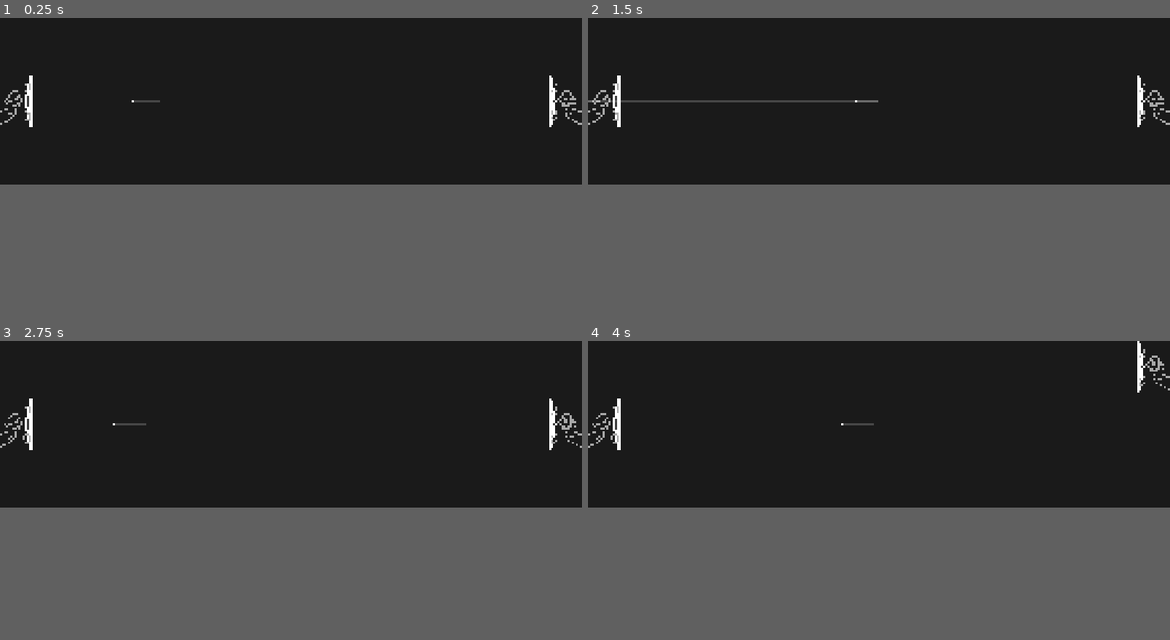
Above: before the commit, frames 1-4 (two rows, left to right).
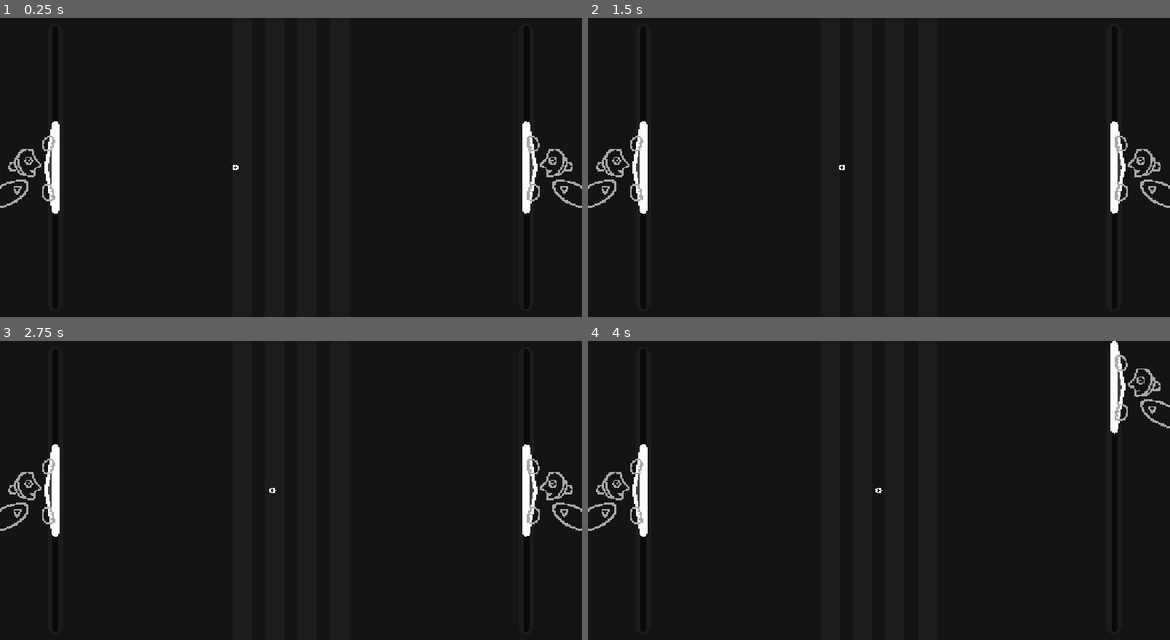
Above: after the commit, the same moments.

Repository: pixerhp/Pixers-Pong
Game: Godot game, scene res://scenes/topscenes/gameplay_topscene.tscn
Two runs of this game, one before a commit and one after it. Both use one fixed random seed, a clock stepped at 60 frames per second and the inputs below.
Inputs (mouse positions are in pixels of both pictures, inside the frame that each line leads up to):
- Up to frame 1 (0.25 s): no input
- Up to frame 2 (1.5 s): move the mouse to (1007, 92) at 0.52 s; hold Right (plr2_bump_right) 0.53-1.28 s; click (1007, 92) at 0.67 s; move the mouse to (762, 110) at 1.27 s; hold A (plr1_bump_left) from 1.28 s (still down)
- Up to frame 3 (2.75 s): move the mouse to (349, 388) at 2.02 s; release A (plr1_bump_left) at 2.03 s; hold Right (plr2_bump_right) from 2.03 s (still down)
- Up to frame 4 (4 s): move the mouse to (849, 457) at 2.77 s; release Right (plr2_bump_right) at 2.78 s; hold Up (plr2_up) 2.78-3.53 s; click (849, 457) at 2.92 s; move the mouse to (1053, 448) at 3.52 s; hold A (plr1_bump_left) from 3.53 s (still down)
The window is 800x229 before the commit and 800x411 after it. Grey fills any space a smaller window leaves; there, only what the larger window draws over its background counts as a difference.

The runs differ from the first frame. In frame 1, 2.4% of the frame differs, in the area x 0-100%, y 19-66%; in frame 2, 2.7%; in frame 3, 2.4%; in frame 4, 2.4%.

Commit message:
Add decorations to playing field

Diff:
--- a/project.godot
+++ b/project.godot
@@ -21,7 +21,7 @@
 
 [display]
 
-window/size/viewport_width=2260
+window/size/viewport_width=1260
 window/stretch/mode="canvas_items"
 window/stretch/aspect="expand"
 
--- a/scenes/paddle.tscn
+++ b/scenes/paddle.tscn
@@ -65,7 +65,7 @@
 unique_name_in_owner = true
 position = Vector2(-70, 0)
 animation = &"plr_idle"
-frame_progress = 0.39820766
+frame_progress = 0.9012822
 
 [node name="AreaCollider" type="Area2D" parent="." unique_id=905259053]
 unique_name_in_owner = true
--- a/scenes/topscenes/gameplay_topscene.tscn
+++ b/scenes/topscenes/gameplay_topscene.tscn
@@ -1,9 +1,28 @@
 [gd_scene format=3 uid="uid://djf03i2v6xbtj"]
 
 [ext_resource type="Script" uid="uid://uo8drfr51v6o" path="res://scripts/gameplay_script.gd" id="1_n6iga"]
-[ext_resource type="Texture2D" uid="uid://bmx6cx37pior3" path="res://assets/art/play_area.png" id="2_pyq0w"]
 [ext_resource type="ArrayMesh" uid="uid://dhcyjins7o86k" path="res://assets/models/ball_torus.obj" id="2_rncwu"]
 [ext_resource type="PackedScene" uid="uid://vis13u150xqs" path="res://scenes/paddle.tscn" id="3_ks65t"]
+
+[sub_resource type="QuadMesh" id="QuadMesh_ks65t"]
+size = Vector2(252, 648)
+
+[sub_resource type="QuadMesh" id="QuadMesh_hx5ms"]
+size = Vector2(168, 648)
+
+[sub_resource type="QuadMesh" id="QuadMesh_pyq0w"]
+size = Vector2(112, 648)
+
+[sub_resource type="QuadMesh" id="QuadMesh_u55sw"]
+size = Vector2(28, 648)
+
+[sub_resource type="CapsuleMesh" id="CapsuleMesh_pyq0w"]
+radius = 16.0
+height = 618.0
+
+[sub_resource type="CapsuleMesh" id="CapsuleMesh_u55sw"]
+radius = 6.0
+height = 588.0
 
 [sub_resource type="Curve" id="Curve_pyq0w"]
 _data = [Vector2(0, 0), 0.0, 1.4, 0, 0, Vector2(1, 1), 0.0, 0.0, 0, 0]
@@ -20,12 +39,50 @@
 custom_minimum_size = Vector2(1260, 648)
 offset_right = 40.0
 offset_bottom = 40.0
-color = Color(0.101960786, 0.101960786, 0.101960786, 1)
+color = Color(0.08, 0.08, 0.08, 1)
 
-[node name="Background" type="Sprite2D" parent="." unique_id=479692831]
-visible = false
+[node name="Centerline1" type="MeshInstance2D" parent="." unique_id=1529662606]
+unique_name_in_owner = true
+self_modulate = Color(0.10980392, 0.10980392, 0.10980392, 1)
 position = Vector2(630, 324)
-texture = ExtResource("2_pyq0w")
+mesh = SubResource("QuadMesh_ks65t")
+
+[node name="Centerline2" type="MeshInstance2D" parent="Centerline1" unique_id=1439390228]
+unique_name_in_owner = true
+self_modulate = Color(0.078431375, 0.078431375, 0.078431375, 1)
+mesh = SubResource("QuadMesh_hx5ms")
+
+[node name="Centerline3" type="MeshInstance2D" parent="Centerline1/Centerline2" unique_id=1182626183]
+unique_name_in_owner = true
+self_modulate = Color(0.11, 0.11, 0.11, 1)
+mesh = SubResource("QuadMesh_pyq0w")
+
+[node name="Centerline4" type="MeshInstance2D" parent="Centerline1/Centerline2/Centerline3" unique_id=511908044]
+unique_name_in_owner = true
+self_modulate = Color(0.078431375, 0.078431375, 0.078431375, 1)
+mesh = SubResource("QuadMesh_u55sw")
+
+[node name="LeftRailOuter" type="MeshInstance2D" parent="." unique_id=966295476]
+unique_name_in_owner = true
+self_modulate = Color(0.11, 0.11, 0.11, 1)
+position = Vector2(120, 324)
+mesh = SubResource("CapsuleMesh_pyq0w")
+
+[node name="LeftRailInner" type="MeshInstance2D" parent="LeftRailOuter" unique_id=2030413950]
+unique_name_in_owner = true
+self_modulate = Color(0.04, 0.04, 0.04, 1)
+mesh = SubResource("CapsuleMesh_u55sw")
+
+[node name="RightRailOuter" type="MeshInstance2D" parent="." unique_id=1312472268]
+unique_name_in_owner = true
+self_modulate = Color(0.11, 0.11, 0.11, 1)
+position = Vector2(1140, 324)
+mesh = SubResource("CapsuleMesh_pyq0w")
+
+[node name="RightRailInner" type="MeshInstance2D" parent="RightRailOuter" unique_id=559996426]
+unique_name_in_owner = true
+self_modulate = Color(0.04, 0.04, 0.04, 1)
+mesh = SubResource("CapsuleMesh_u55sw")
 
 [node name="LeftPaddle" parent="." unique_id=340420252 instance=ExtResource("3_ks65t")]
 unique_name_in_owner = true
@@ -38,6 +95,7 @@
 
 [node name="BallTrail" type="Line2D" parent="." unique_id=1365490242]
 unique_name_in_owner = true
+visible = false
 width = 8.0
 width_curve = SubResource("Curve_pyq0w")
 default_color = Color(1, 1, 1, 0.19607843)
--- a/scripts/autoloaded/globals.gd
+++ b/scripts/autoloaded/globals.gd
@@ -1,6 +1,6 @@
 extends Node
 
-var GAME_SIZE: Vector2 = Vector2(
+var GAME_SIZE: Vector2 = Vector2( # Minimum 300x200?
 	ProjectSettings.get_setting("display/window/size/viewport_width"),
 	ProjectSettings.get_setting("display/window/size/viewport_height"),)
 
--- a/scripts/gameplay_script.gd
+++ b/scripts/gameplay_script.gd
@@ -6,7 +6,20 @@
 	reset_gameobject_positions()
 
 func reset_gameobject_positions():
+
 	%BackgroundColorRect.custom_minimum_size = Globals.GAME_SIZE
+
+	%Centerline1.position = Globals.GAME_SIZE / 2.0
+	%Centerline1.mesh.size.y = Globals.GAME_SIZE.y
+	%Centerline2.mesh.size.y = Globals.GAME_SIZE.y
+	%Centerline3.mesh.size.y = Globals.GAME_SIZE.y
+	%Centerline4.mesh.size.y = Globals.GAME_SIZE.y
+
+	%LeftRailOuter.position = Vector2(120, Globals.GAME_SIZE.y / 2.0)
+	%RightRailOuter.position = Vector2(Globals.GAME_SIZE.x - 120, Globals.GAME_SIZE.y / 2.0)
+	%LeftRailOuter.mesh.height = Globals.GAME_SIZE.y - 25
+	%LeftRailInner.mesh.height = Globals.GAME_SIZE.y - 35
+
 	%LeftPaddle.position = Vector2(120, Globals.GAME_SIZE.y / 2.0)
 	%RightPaddle.position = Vector2(Globals.GAME_SIZE.x - 120, Globals.GAME_SIZE.y / 2.0)
 
